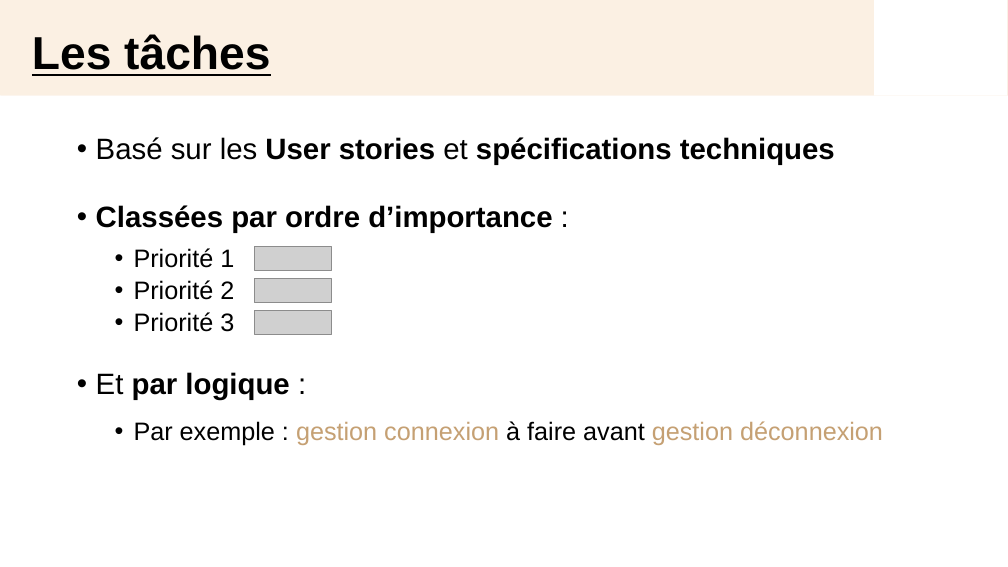
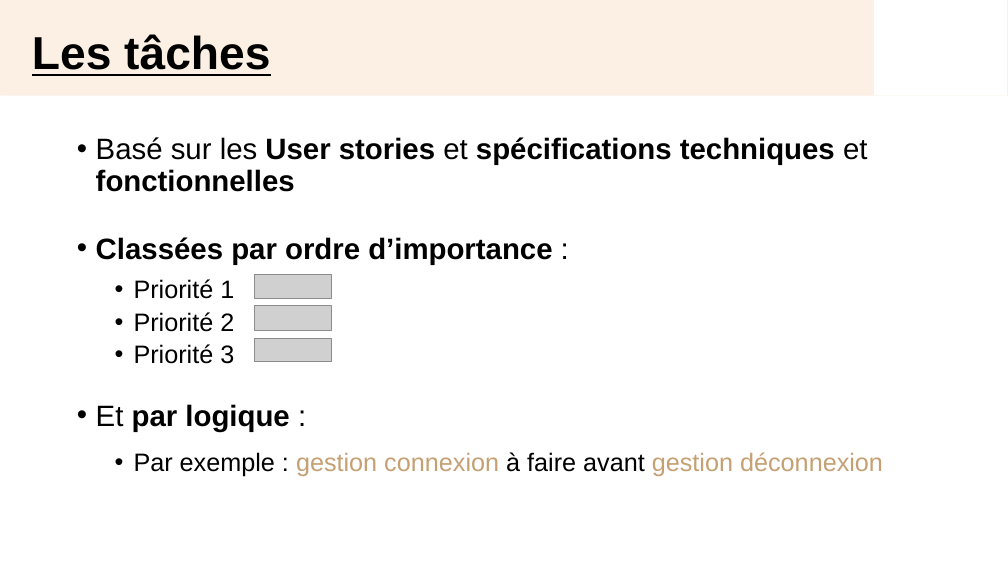
Before and after one commit to MaelleN95/Menu-Maker, a slide deck: slide 5 of PPT_Kanban.pptx. Drawn at 1008x567 pixels with LibreOffice and Linux fonts; fonts in the diff are those of the drawing; grey boxes stand for pictures; background and template pictures are left out. Boxes give left, top, right and bottom in pixels: in the first picture for what was removed or moved away, otherwise in the second. Text is boxed around its words. In the diff, an @@ line names an element or a change of style, - is before the commit and + after.

```diff
--- a/PPT_Kanban.pptx
+++ b/PPT_Kanban.pptx
@@ text at bbox=[96, 137, 867, 192]: text changed @@
-• Basé sur les User stories et spécifications techniques
+• Basé sur les User stories et spécifications techniques et fonctionnelles
@@ picture: place and size @@
-picture at bbox=[254, 247, 331, 271]
+picture at bbox=[254, 274, 331, 299]
@@ picture: place and size @@
-picture at bbox=[254, 278, 331, 302]
+picture at bbox=[254, 306, 331, 330]
@@ picture: place and size @@
-picture at bbox=[254, 310, 331, 333]
+picture at bbox=[254, 338, 331, 361]
```
Also in this commit, not shown: 2 other files.
